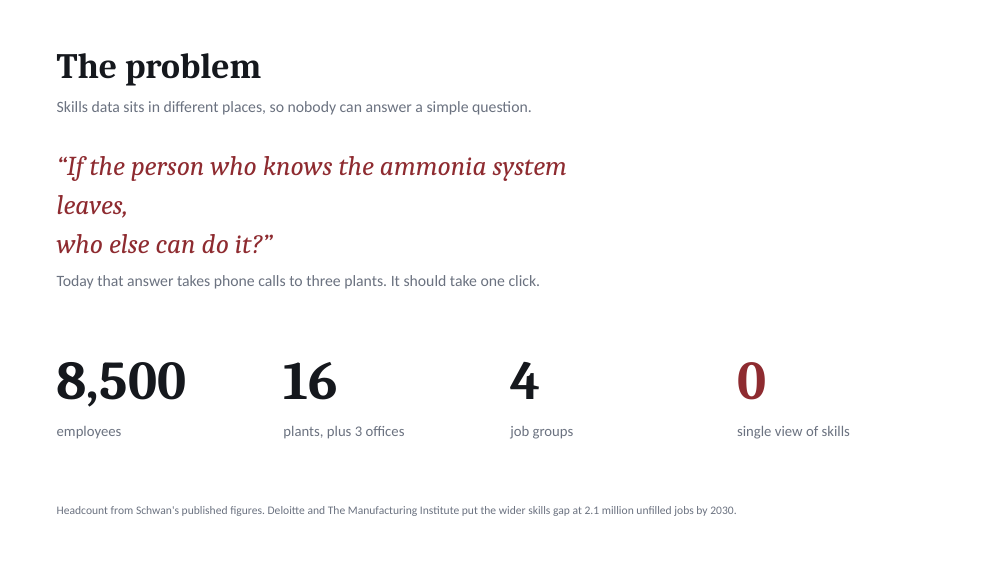
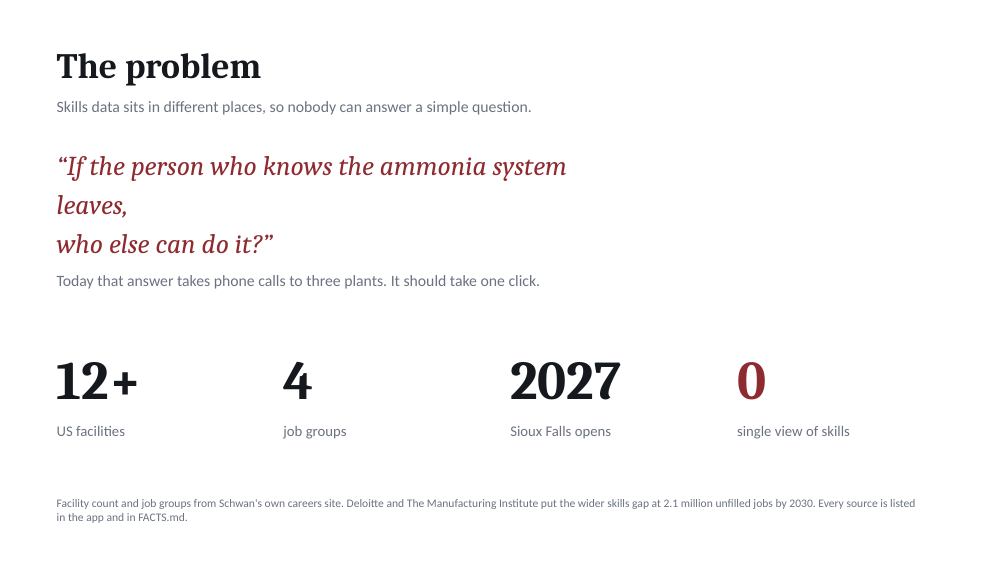
Before and after one commit to Aj-Networks/schwan_s, a slide deck: slide 2 of exports/Schwans_Pitch_Deck.pptx. Drawn at 1008x567 pixels with LibreOffice and Linux fonts; fonts in the diff are those of the drawing. Boxes give left, top, right and bottom in pixels: in the first picture for what was removed or moved away, otherwise in the second. Text is boxed around its words. In the diff, an @@ line names an element or a change of style, - is before the commit and + after.

```diff
--- a/exports/Schwans_Pitch_Deck.pptx
+++ b/exports/Schwans_Pitch_Deck.pptx
@@ text at [57, 362, 142, 399]: text changed @@
-8,500
+12+
@@ text at [283, 362, 313, 399]: text changed @@
-16
+4
@@ text at [510, 362, 621, 400]: text changed @@
-4
+2027
@@ text at [57, 426, 125, 436]: text changed @@
-employees
+US facilities
@@ text at [283, 426, 347, 439]: text changed @@
-plants, plus 3 offices
+job groups
@@ text at [510, 426, 611, 439]: text changed @@
-job groups
+Sioux Falls opens
@@ text at [57, 499, 915, 523]: text changed @@
-Headcount from Schwan's published figures. Deloitte and The Manufacturing Institute put the wider skills gap at 2.1 million unfilled jobs by 2030.
+Facility count and job groups from Schwan's own careers site. Deloitte and The Manufacturing Institute put the wider skills gap at 2.1 million unfilled jobs by 2030. Every source is listed in the app and in FACTS.md.
```
Also in this commit, not shown: 1 other slide changed, 3 other files.
